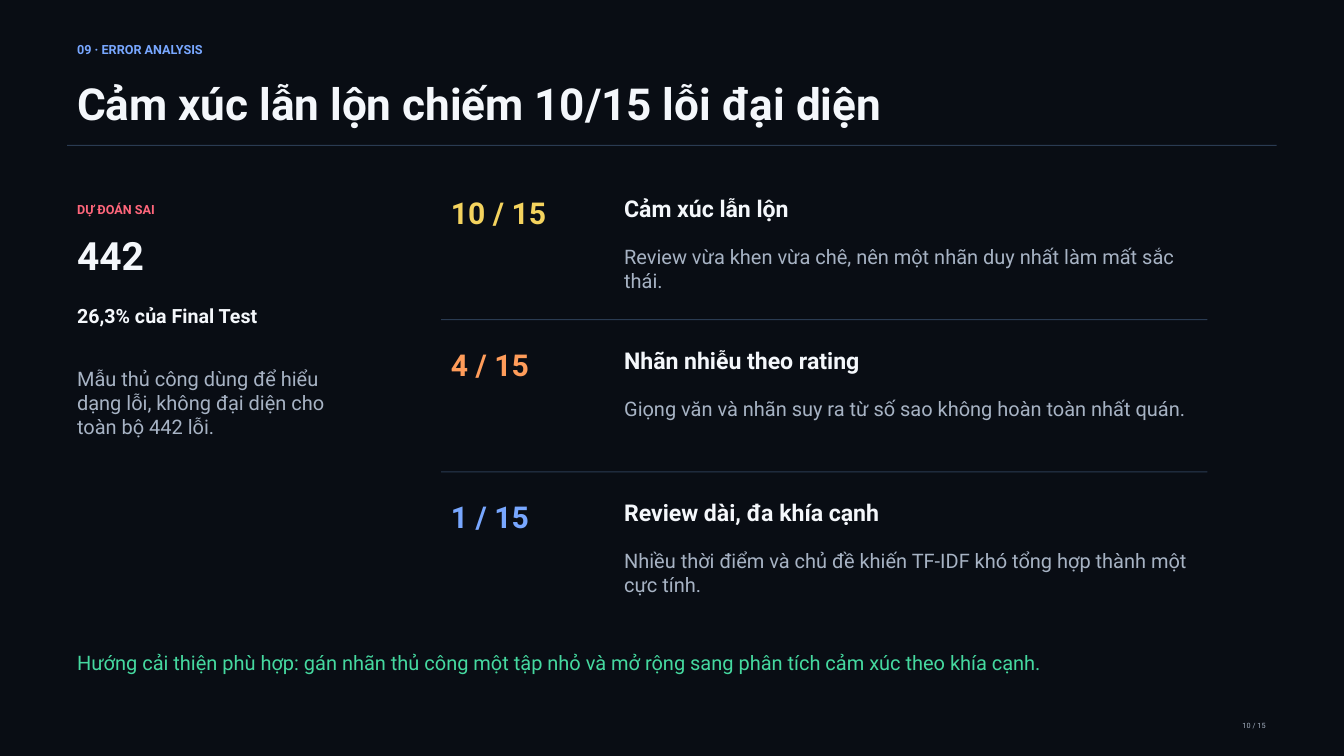
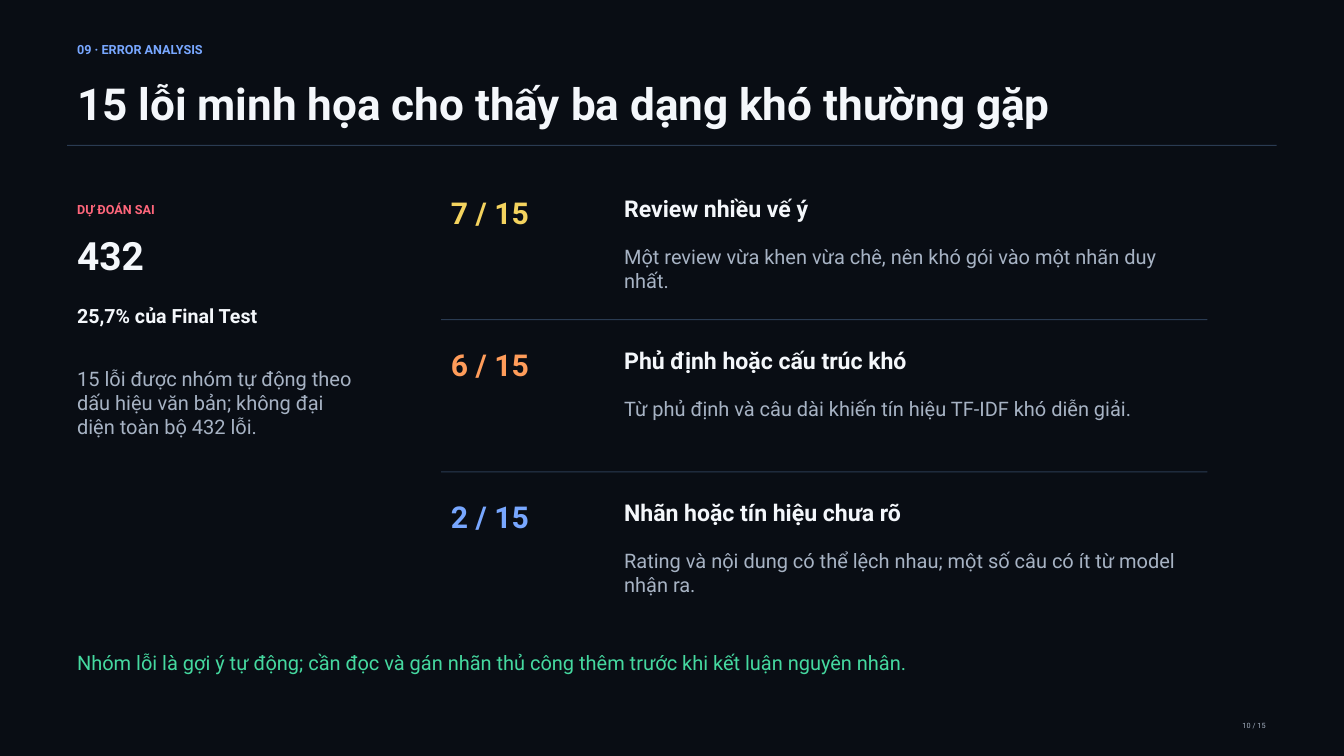
Before and after one commit to NDK2002/ML-Sentiment-Analysis-ITviec, a slide deck: slide 10 of reports/slides/ITviec_Sentiment_Analysis.pptx. Drawn at 1344x756 pixels with LibreOffice and Linux fonts; fonts in the diff are those of the drawing. Boxes give left, top, right and bottom in pixels: in the first picture for what was removed or moved away, otherwise in the second. Text is boxed around its words. In the diff, an @@ line names an element or a change of style, - is before the commit and + after.

Commit message:
Improve ML sentiment inference and evaluation after preprocessing fixes (#8)
Tạm merge, review lại sau

```diff
--- a/reports/slides/ITviec_Sentiment_Analysis.pptx
+++ b/reports/slides/ITviec_Sentiment_Analysis.pptx
@@ text at box(77, 84, 1050, 130): text changed @@
-Cảm xúc lẫn lộn chiếm 10/15 lỗi đại diện
+15 lỗi minh họa cho thấy ba dạng khó thường gặp
@@ text at box(451, 202, 528, 225): text changed @@
-10 / 15
+7 / 15
@@ text at box(624, 198, 809, 222): text changed @@
-Cảm xúc lẫn lộn
+Review nhiều vế ý
@@ text at box(77, 242, 144, 271): text changed @@
-442
+432
@@ text at box(624, 249, 1156, 288): text changed @@
-Review vừa khen vừa chê, nên một nhãn duy nhất làm mất sắc thái.
+Một review vừa khen vừa chê, nên khó gói vào một nhãn duy nhất.
@@ text at box(77, 307, 258, 327): text changed @@
-26,3% của Final Test
+25,7% của Final Test
@@ text at box(451, 354, 528, 377): text changed @@
-4 / 15
+6 / 15
@@ text at box(624, 350, 906, 373): text changed @@
-Nhãn nhiễu theo rating
+Phủ định hoặc cấu trúc khó
@@ text at box(77, 369, 352, 438): text changed @@
-Mẫu thủ công dùng để hiểu dạng lỗi, không đại diện cho toàn bộ 442 lỗi.
+15 lỗi được nhóm tự động theo dấu hiệu văn bản; không đại diện toàn bộ 432 lỗi.
@@ text at box(624, 399, 1131, 420): text changed @@
-Giọng văn và nhãn suy ra từ số sao không hoàn toàn nhất quán.
+Từ phủ định và câu dài khiến tín hiệu TF-IDF khó diễn giải.
@@ text at box(451, 506, 528, 529): text changed @@
-1 / 15
+2 / 15
@@ text at box(624, 503, 901, 525): text changed @@
-Review dài, đa khía cạnh
+Nhãn hoặc tín hiệu chưa rõ
@@ text at box(624, 551, 1175, 596): text changed @@
-Nhiều thời điểm và chủ đề khiến TF-IDF khó tổng hợp thành một cực tính.
+Rating và nội dung có thể lệch nhau; một số câu có ít từ model nhận ra.
@@ text at box(77, 653, 906, 675): text changed @@
-Hướng cải thiện phù hợp: gán nhãn thủ công một tập nhỏ và mở rộng sang phân tích cảm xúc theo khía cạnh.
+Nhóm lỗi là gợi ý tự động; cần đọc và gán nhãn thủ công thêm trước khi kết luận nguyên nhân.
```
Also in this commit, not shown: 8 other slides changed, 27 other files.
